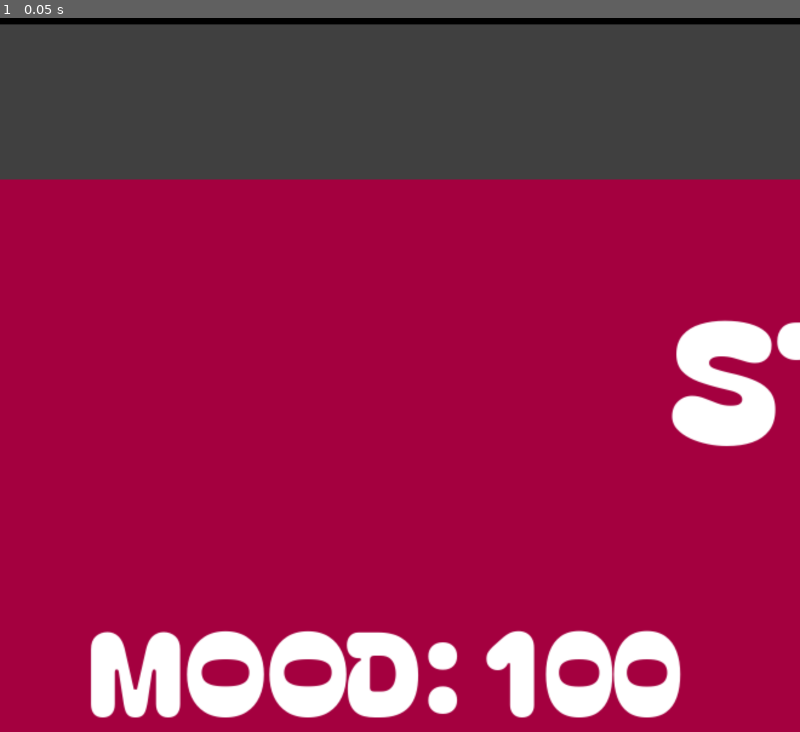
Above: before the commit, frame 1.
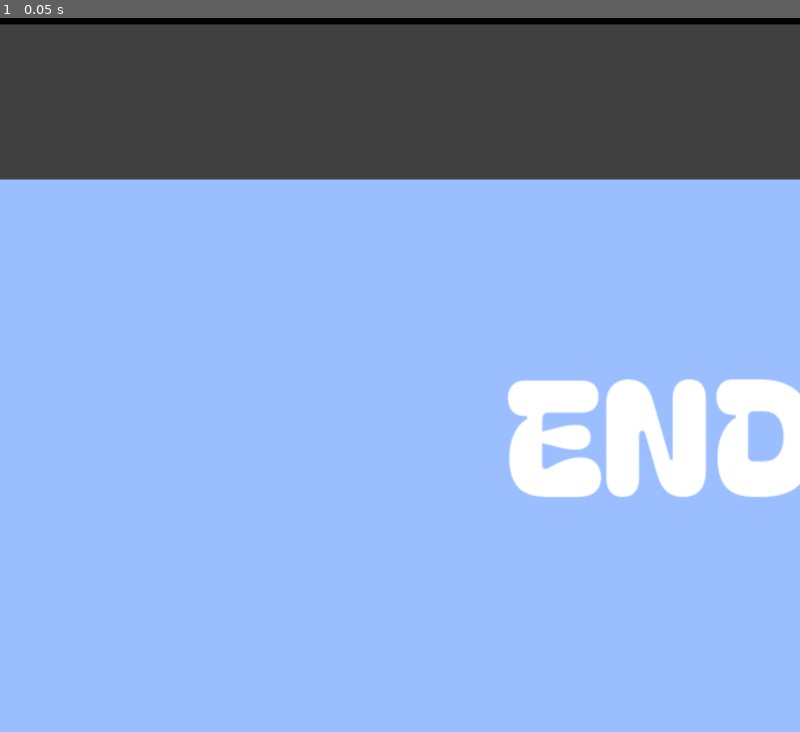
Above: after the commit, the same moment.

Repository: awesomesauce4646/virtual-pet
Game: Godot game, scene res://pet.tscn
Same seed, same stepped clock (60 frames per second), same inputs: the game is played once before the commit and once after it.
Inputs:
- Up to frame 1 (0.05 s): no input

The runs differ from the first frame. In frame 1, 77% of the frame differs, in the area x 0-100%, y 22-100%.

Commit message:
change game background to sky  + grass + moving trees

Diff:
--- a/virtual-pet/pet.gd
+++ b/virtual-pet/pet.gd
@@ -10,6 +10,8 @@
 const HUNGER_DECAY = 2
 const ENERGY_INTERVAL = 40.0
 const ENERGY_DECAY = 2
+const TREE_START_X = 555
+
 
 var speed = 300
 var direction = Vector2(1,0)
@@ -75,6 +77,14 @@
 @onready var hungerText = $StatsWindow/Hunger
 @onready var deathSound = $DeathSound
 @onready var jumpSound = $JumpSound
+@onready var purrSound = $PurrSound
+@onready var eatingSound = $NomSound
+
+@onready var treeOne = $GameWindow/Tree1
+@onready var treeTwo = $GameWindow/Tree2
+@onready var treeThree = $GameWindow/Tree3
+@onready var treeFour = $GameWindow/Tree4
+@onready var treeFive = $GameWindow/Tree5
 
 
 func save_stats():
@@ -154,13 +164,15 @@
 		idle_timer = 7.0
 		speed = 0
 		animated_sprite.play("Sleep")
+		purrSound.play()
 		energy = min(energy + 30, 100)
 		save_stats()
 	if id == 1:
 		is_idling = true
-		idle_timer = 4.0
+		idle_timer = .8
 		speed = 0
 		animated_sprite.play("Feed")
+		eatingSound.play()
 		hunger = min(hunger + 15, 100)
 		save_stats()
 	if id == 2:
@@ -231,10 +243,25 @@
 
 	if gameRunning:
 		obstacle.position.x += -500 * delta
+		treeOne.position.x += -400 * delta
+		treeTwo.position.x += -400 * delta
+		treeThree.position.x += -400 * delta
+		treeFour.position.x += -400 * delta
+		treeFive.position.x += -400 * delta
 		scoreText.text = "SCORE: " + str(score)
 		if obstacle.position.x < -70:
 			obstacle.position.x = OBSTACLE_START_X
 			score = score + 1
+		if treeOne.position.x < -120:
+			treeOne.position.x = TREE_START_X
+		if treeTwo.position.x < -120:
+			treeTwo.position.x = TREE_START_X
+		if treeThree.position.x < -120:
+			treeThree.position.x = TREE_START_X
+		if treeFour.position.x < -120:
+			treeFour.position.x = TREE_START_X
+		if treeFive.position.x < -120:
+			treeFive.position.x = TREE_START_X
 
 	if is_jumping:
 		gameCat.position.y += -300 * delta
--- a/virtual-pet/pet.tscn
+++ b/virtual-pet/pet.tscn
@@ -13,9 +13,12 @@
 [ext_resource type="Texture2D" uid="uid://l8tevb0nh7rx" path="res://sprites/bean.jpg" id="9_621w0"]
 [ext_resource type="AudioStream" uid="uid://b48p1yg1mws3h" path="res://sounds/meow-1.mp3" id="9_w32yi"]
 [ext_resource type="Texture2D" uid="uid://bnft2brfb7kgx" path="res://sprites/benbushnell-pixel-heart-2779422.png" id="10_us1xf"]
-[ext_resource type="Texture2D" uid="uid://b708usyowrlvt" path="res://sprites/Cat-Paw-Print-Clipart-white.png" id="14_11scu"]
+[ext_resource type="Texture2D" uid="uid://b708usyowrlvt" path="res://sprites/catPaw.png" id="14_11scu"]
 [ext_resource type="AudioStream" uid="uid://mjlkh4aud1fd" path="res://sounds/die.wav" id="14_dkavk"]
+[ext_resource type="Texture2D" uid="uid://csyha0sdboao4" path="res://sprites/tree.png" id="14_m1av8"]
 [ext_resource type="AudioStream" uid="uid://7lv8jpgywhdk" path="res://sounds/jump.wav" id="15_11scu"]
+[ext_resource type="AudioStream" uid="uid://bfyhjpmkui8kc" path="res://sounds/purr.mp3" id="17_0ccft"]
+[ext_resource type="AudioStream" uid="uid://dwqocg0fkhdje" path="res://sounds/nom.mp3" id="18_myjb5"]
 
 [sub_resource type="AtlasTexture" id="AtlasTexture_01l5c"]
 atlas = ExtResource("2_6e2du")
@@ -317,28 +320,28 @@
 "speed": 5.0
 }, {
 "frames": [{
-"duration": 1.3,
+"duration": 0.5,
 "texture": SubResource("AtlasTexture_ynvmf")
 }, {
-"duration": 1.3,
+"duration": 0.5,
 "texture": SubResource("AtlasTexture_2jm6b")
 }, {
-"duration": 1.3,
+"duration": 0.5,
 "texture": SubResource("AtlasTexture_p64k4")
 }, {
-"duration": 1.3,
+"duration": 0.5,
 "texture": SubResource("AtlasTexture_h2skx")
 }, {
-"duration": 1.3,
+"duration": 0.5,
 "texture": SubResource("AtlasTexture_x7uf5")
 }, {
-"duration": 1.3,
+"duration": 0.5,
 "texture": SubResource("AtlasTexture_x3pxs")
 }, {
-"duration": 1.3,
+"duration": 0.5,
 "texture": SubResource("AtlasTexture_besgu")
 }, {
-"duration": 1.3,
+"duration": 0.5,
 "texture": SubResource("AtlasTexture_ndbnm")
 }],
 "loop": 1,
@@ -693,7 +696,6 @@
 oversampling_override = 1.0
 position = Vector2i(0, 36)
 size = Vector2i(500, 500)
-visible = false
 unresizable = true
 always_on_top = true
 minimize_disabled = true
@@ -702,7 +704,42 @@
 [node name="ColorRect" type="ColorRect" parent="GameWindow" unique_id=834745518]
 offset_right = 638.0
 offset_bottom = 499.0
-color = Color(0.6182063, 0, 0.10429338, 1)
+color = Color(0.6029201, 0.7434656, 1, 1)
+
+[node name="Tree1" type="TextureRect" parent="GameWindow" unique_id=122589418]
+offset_left = -82.0
+offset_top = 149.0
+offset_right = 39.0
+offset_bottom = 390.0
+texture = ExtResource("14_m1av8")
+
+[node name="Tree2" type="TextureRect" parent="GameWindow" unique_id=1130487858]
+offset_left = 40.0
+offset_top = 228.0
+offset_right = 135.0
+offset_bottom = 388.0
+texture = ExtResource("14_m1av8")
+
+[node name="Tree3" type="TextureRect" parent="GameWindow" unique_id=2002823131]
+offset_left = 163.0
+offset_top = 198.0
+offset_right = 273.0
+offset_bottom = 388.0
+texture = ExtResource("14_m1av8")
+
+[node name="Tree4" type="TextureRect" parent="GameWindow" unique_id=1518623890]
+offset_left = 297.0
+offset_top = 150.0
+offset_right = 418.0
+offset_bottom = 391.0
+texture = ExtResource("14_m1av8")
+
+[node name="Tree5" type="TextureRect" parent="GameWindow" unique_id=17604367]
+offset_left = 437.0
+offset_top = 217.0
+offset_right = 558.0
+offset_bottom = 389.0
+texture = ExtResource("14_m1av8")
 
 [node name="Text" type="RichTextLabel" parent="GameWindow" unique_id=1690939306]
 offset_left = 76.0
@@ -744,7 +781,7 @@
 offset_top = 387.0
 offset_right = 506.0
 offset_bottom = 569.0
-color = Color(0.13870043, 0.0018280413, 0.0035796794, 1)
+color = Color(0.109016694, 0.54343444, 0.347112, 1)
 
 [node name="Score" type="RichTextLabel" parent="GameWindow" unique_id=1247864001]
 visible = false
@@ -791,6 +828,7 @@
 oversampling_override = 1.0
 position = Vector2i(0, 36)
 size = Vector2i(400, 300)
+visible = false
 unresizable = true
 always_on_top = true
 minimize_disabled = true
@@ -861,6 +899,13 @@
 [node name="JumpSound" type="AudioStreamPlayer2D" parent="." unique_id=1062975986]
 stream = ExtResource("15_11scu")
 
+[node name="PurrSound" type="AudioStreamPlayer2D" parent="." unique_id=884591171]
+stream = ExtResource("17_0ccft")
+volume_db = 24.0
+
+[node name="NomSound" type="AudioStreamPlayer2D" parent="." unique_id=203420124]
+stream = ExtResource("18_myjb5")
+
 [connection signal="pressed" from="Window/Button" to="." method="_on_button_pressed"]
 [connection signal="pressed" from="Window/Button2" to="." method="_on_button_2_pressed"]
 [connection signal="pressed" from="Window/Button3" to="." method="_on_button_3_pressed"]
Not shown, added: virtual-pet/sounds/nom.mp3.import
Not shown, added: virtual-pet/sounds/purr.mp3.import
Renamed: virtual-pet/sprites/Cat-Paw-Print-Clipart-white.png -> virtual-pet/sprites/catPaw.png
Not shown, added: virtual-pet/sprites/catPaw.png.import
Binary file added: virtual-pet/sprites/tree.png
Not shown, changed: virtual-pet/sprites/tree.png.import
Not shown, added: virtual-pet/pet.tscn1823669103.tmp
Not shown, added: virtual-pet/sounds/nom.mp3
Not shown, added: virtual-pet/sounds/purr.mp3
